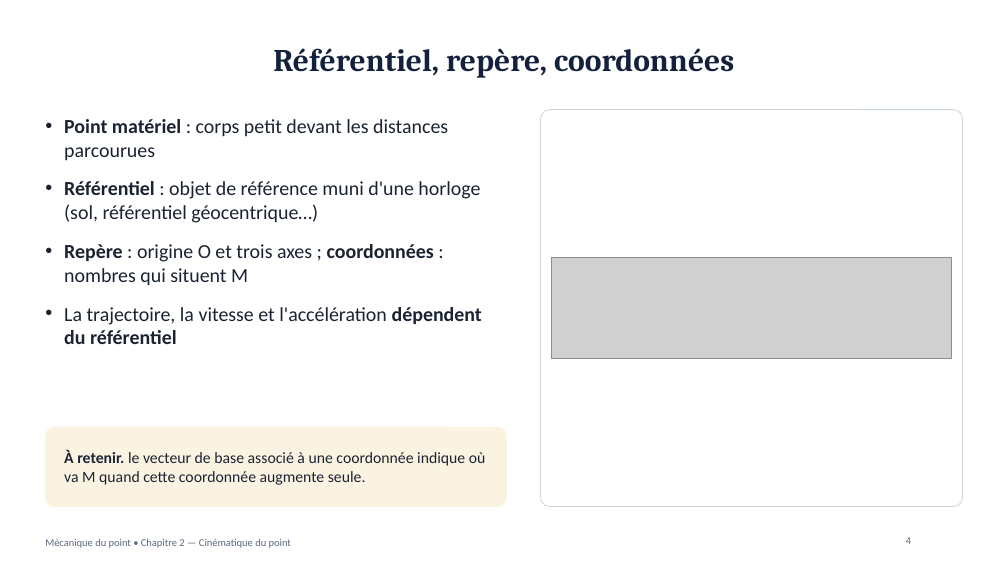
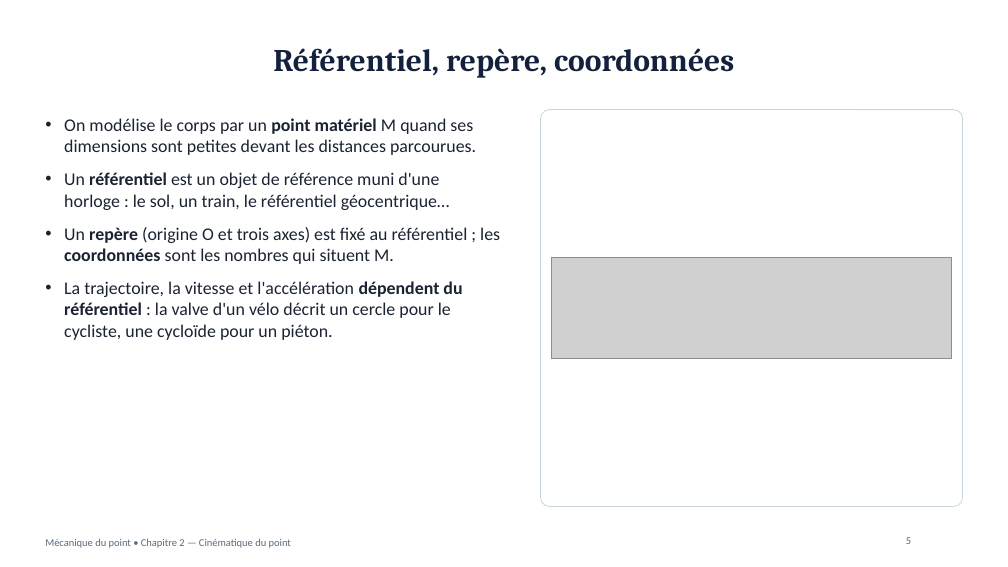
Before and after one commit to physiquefacile/physiquefacile.github.io, a slide deck: slide 5 of slides/Support_Chapitre_2_Cinematique.pptx (slide 4 before the commit). Drawn at 1008x567 pixels with LibreOffice and Linux fonts; fonts in the diff are those of the drawing; grey boxes stand for pictures; background and template pictures are left out. Boxes give left, top, right and bottom in pixels: in the first picture for what was removed or moved away, otherwise in the second. Text is boxed around its words. In the diff, an @@ line names an element or a change of style, - is before the commit and + after.

```diff
--- a/slides/Support_Chapitre_2_Cinematique.pptx
+++ b/slides/Support_Chapitre_2_Cinematique.pptx
@@ text at (x1=64, y1=118, x2=500, y2=340): text changed; size 19 to 17 pt @@
-• Point matériel : corps petit devant les distances parcourues
-• Référentiel : objet de référence muni d'une horloge (sol, référentiel géocentrique…)
-• Repère : origine O et trois axes ; coordonnées : nombres qui situent M
-• La trajectoire, la vitesse et l'accélération dépendent du référentiel
+• On modélise le corps par un point matériel M quand ses dimensions sont petites devant les distances parcourues.
+• Un référentiel est un objet de référence muni d'une horloge : le sol, un train, le référentiel géocentrique…
+• Un repère (origine O et trois axes) est fixé au référentiel ; les coordonnées sont les nombres qui situent M.
+• La trajectoire, la vitesse et l'accélération dépendent du référentiel : la valve d'un vélo décrit un cercle pour le cycliste, une cycloïde pour un piéton.
@@ rounded rectangle removed at (x1=45, y1=427, x2=507, y2=507) @@
@@ text removed at (x1=64, y1=450, x2=486, y2=485) @@
-À retenir. le vecteur de base associé à une coordonnée indique où va M quand cette coordonnée augmente seule.
```
Also in this commit, not shown: 8 other slides changed, 9 slides added, 3 slides removed, 29 other files.
